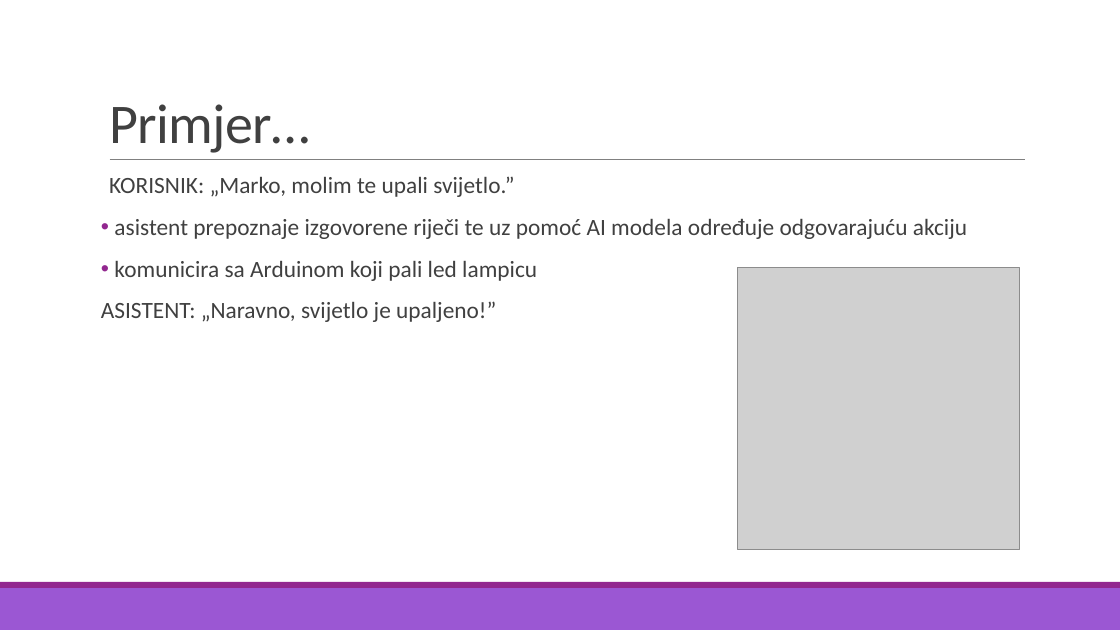
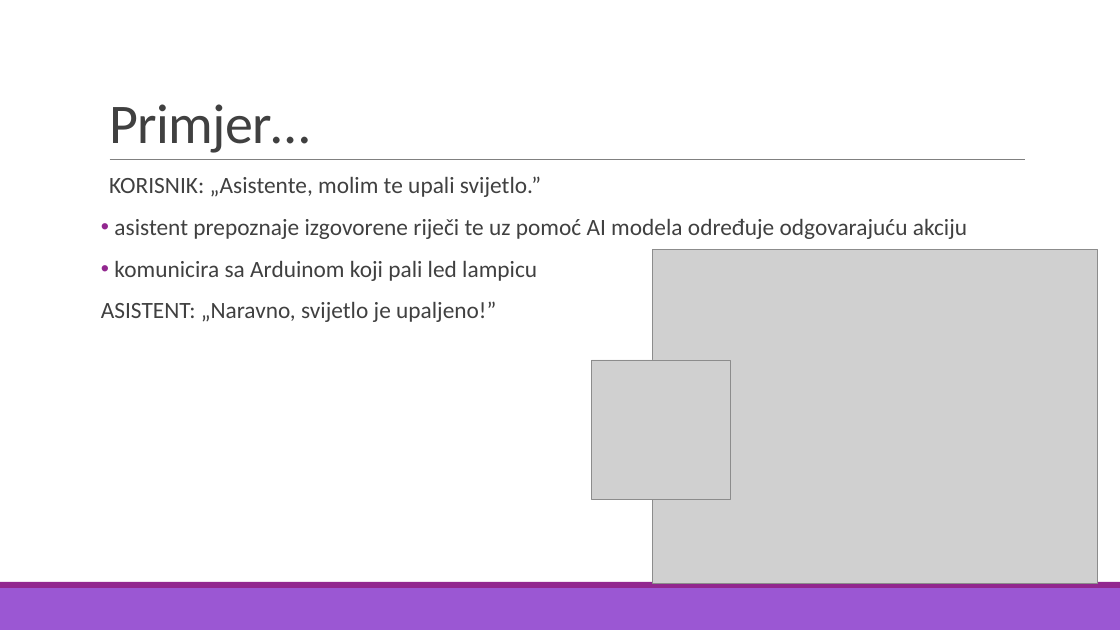
Before and after one commit to MrMirror01/SmartHomeRadionica, a slide deck: slide 6 of UvodnaPrezentacija.pptx (slide 5 before the commit). Drawn at 1120x630 pixels with LibreOffice and Linux fonts; fonts in the diff are those of the drawing; grey boxes stand for pictures. Boxes give left, top, right and bottom in pixels: in the first picture for what was removed or moved away, otherwise in the second. Text is boxed around its words. In the diff, an @@ line names an element or a change of style, - is before the commit and + after.

```diff
--- a/UvodnaPrezentacija.pptx
+++ b/UvodnaPrezentacija.pptx
@@ text at [109, 176, 541, 197]: text changed @@
-  KORISNIK: „Marko, molim te upali svijetlo.”
+  KORISNIK: „Asistente, molim te upali svijetlo.”
@@ picture: place and size @@
-picture at [738, 267, 1019, 549]
+picture at [653, 250, 1098, 583]
@@ picture added at [592, 360, 731, 500] @@
```
Also in this commit, not shown: 2 other slides changed, 2 slides added, 1 slide removed, 1 other file.
